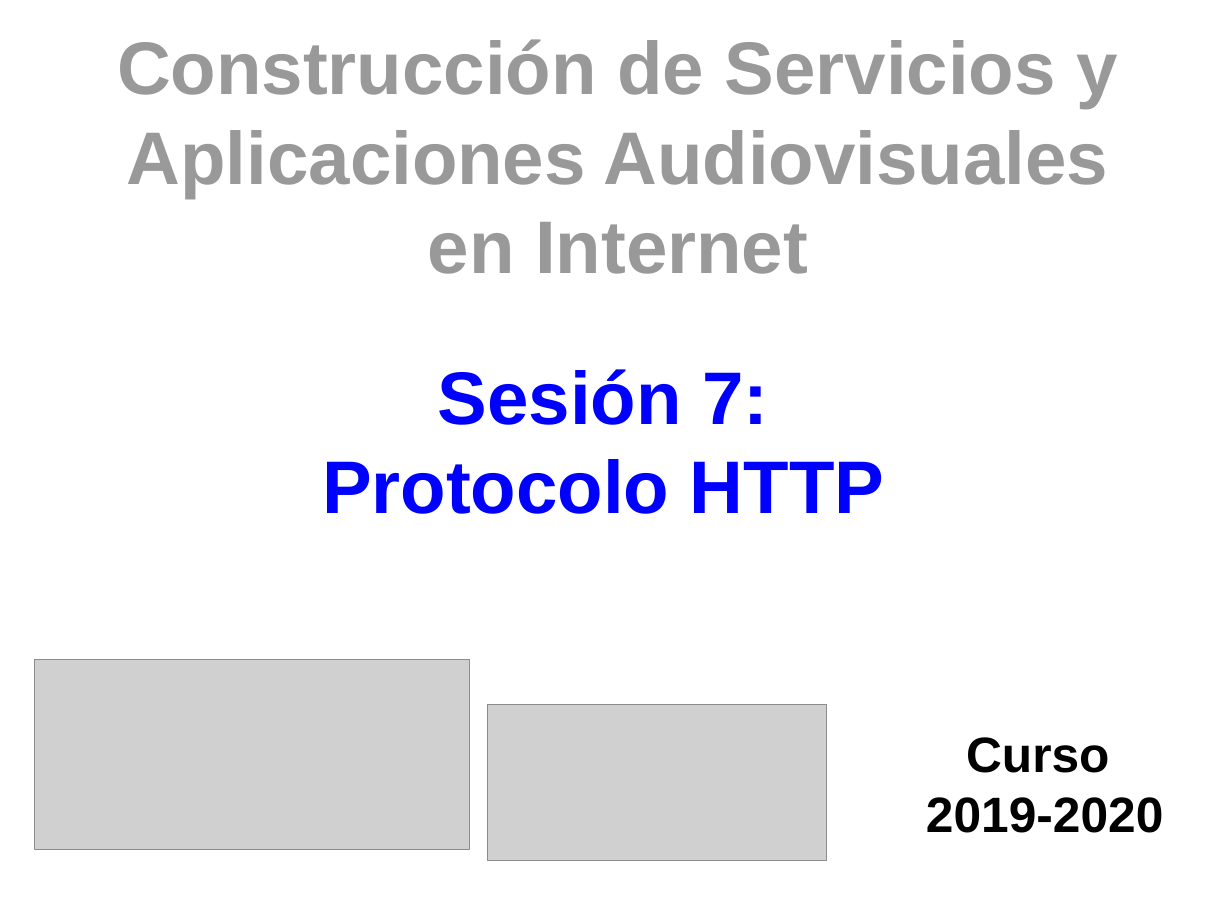
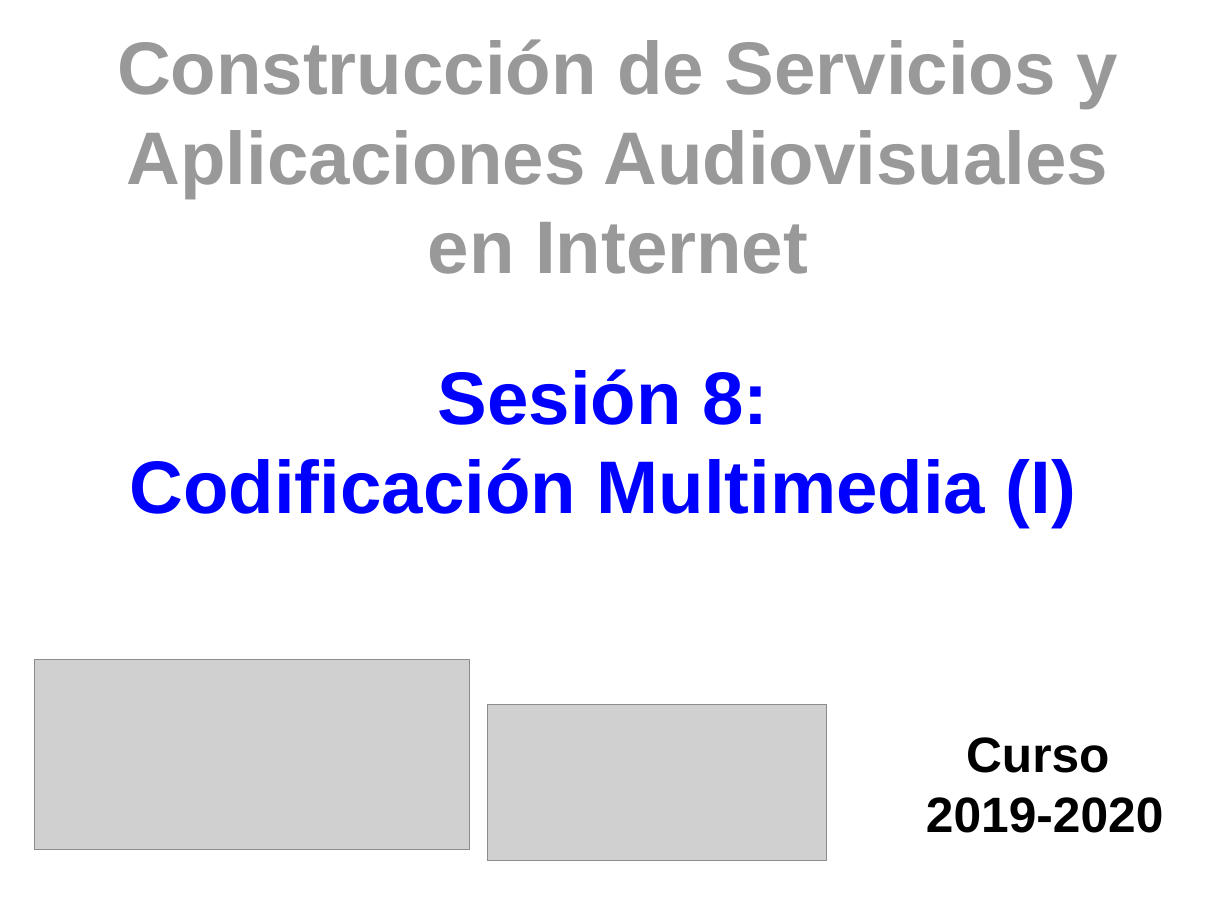
Before and after one commit to myTeachingURJC/2019-2020-CSAAI, a slide deck: slide 1 of S08/Portada/Portada.odp. Drawn at 1232x924 pixels with LibreOffice and Linux fonts; fonts in the diff are those of the drawing; grey boxes stand for pictures. Boxes give left, top, right and bottom in pixels: in the first picture for what was removed or moved away, otherwise in the second. Text is boxed around its words. In the diff, an @@ line names an element or a change of style, - is before the commit and + after.

```diff
--- a/S08/Portada/Portada.odp
+++ b/S08/Portada/Portada.odp
@@ title at [130,369,1076,528]: text changed @@
-Sesión 7:
-Protocolo HTTP
+Sesión 8:
+Codificación Multimedia (I)
```
Also in this commit, not shown: 2 other files.
